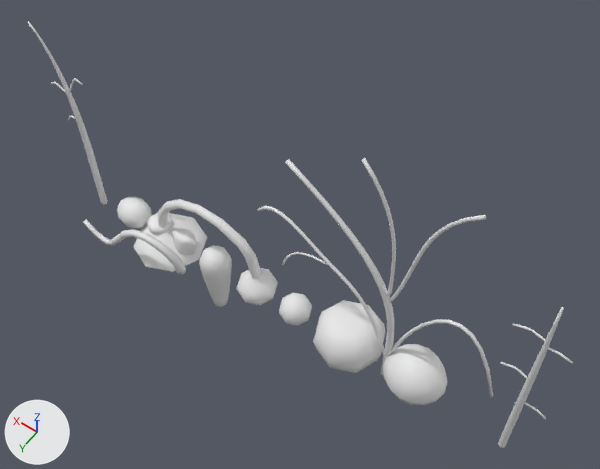
Renders of the Blender file Primeira_Sala/Vegetacao.blend from each side of a commit.
Camera for both pictures: a 50 mm camera at (-2.28, 2.65, 5.19) aimed at (-0.38, -0.01, 1.01). Lighting does not change. The marker at lower left points along +X, +Y and +Z. The older version comes first. Materials are left out; every surface is plain grey.

Names of what the first picture shows: 'Abobora', 'Beterraba', 'Cebola', 'Melancia', 'Pimenteiro', 'Pé_Abobora', 'Pé_Morango', 'Terra?', 'Tomateiro', 'Tomato', 'cenoura' and 2 more.
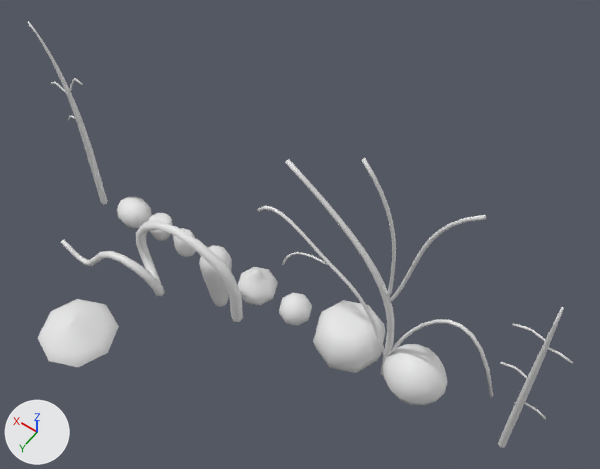
Location of each change, (x1, y1, x2, y2) in pixels of the pictures (600 x 469 px):
'Terra?', moved
    before: (133, 213, 207, 272)
    after: (38, 299, 119, 367)
'Pé_Abobora', moved
    before: (83, 199, 262, 279)
    after: (61, 220, 243, 322)

The edits, one by one:
Object 'Terra?' (ob_terra) moves from (0.86, 0.0, 0.0) to (0.86, 1.012, 0.0).
Object 'Pé_Abobora' (ob_pé_abobora) moves from (0.0, 0.0, 0.0) to (0.0, 0.241, 0.0).
